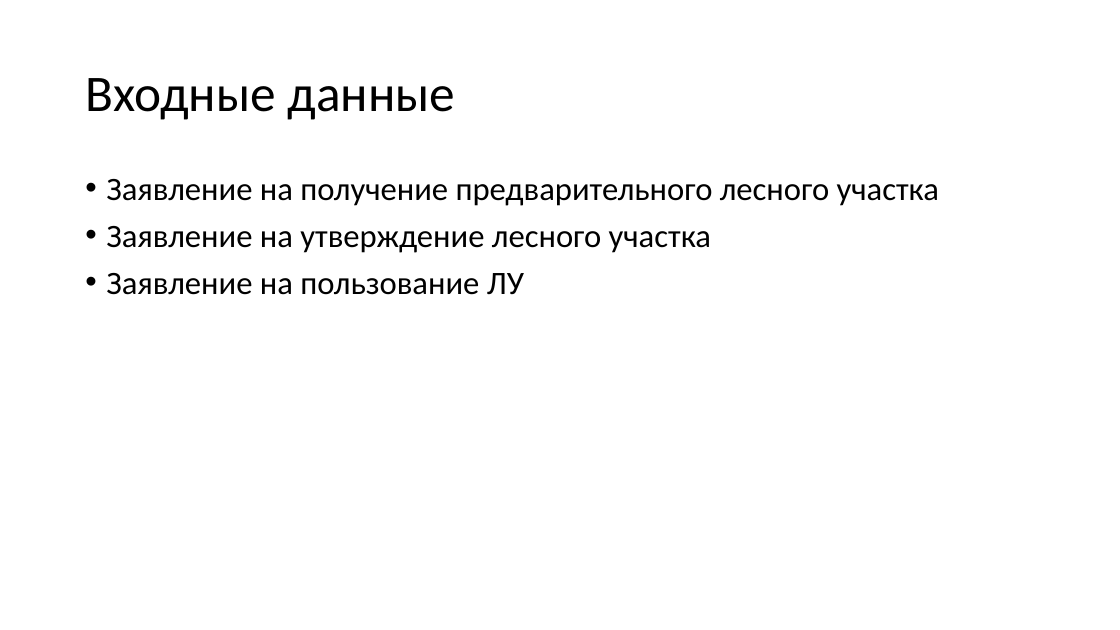
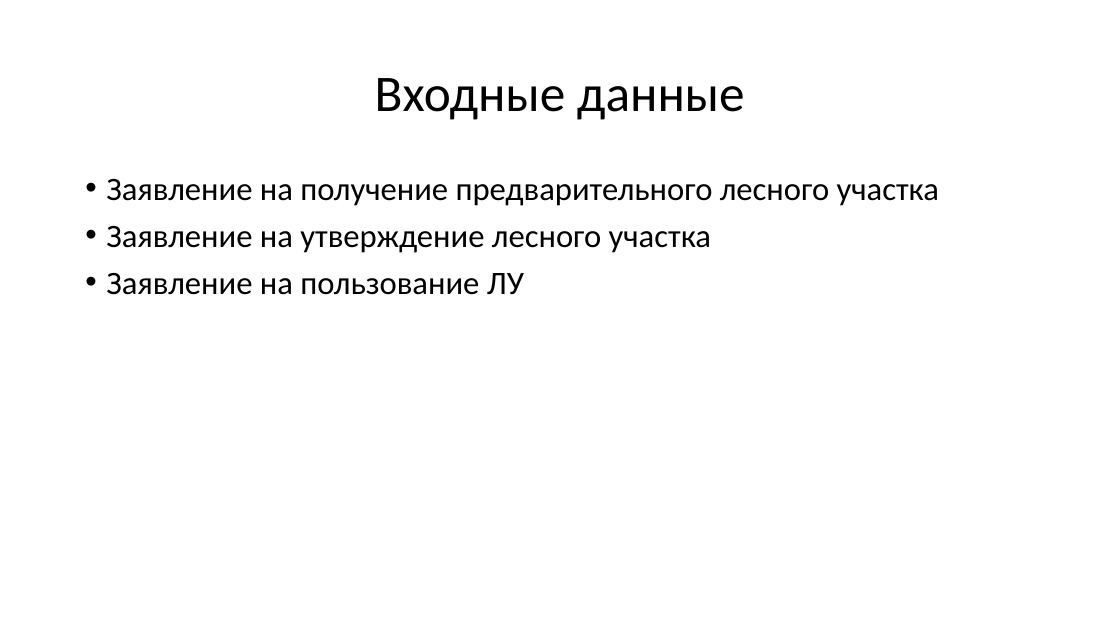
Before and after one commit to mcdodik20008/docs, a slide deck: slide 11 of Презентация.pptx (slide 8 before the commit). Drawn at 1120x630 pixels with LibreOffice and Linux fonts; fonts in the diff are those of the drawing. Boxes give left, top, right and bottom in pixels: in the first picture for what was removed or moved away, otherwise in the second. Text is boxed around its words. In the diff, an @@ line names an element or a change of style, - is before the commit and + after.

```diff
--- a/Презентация.pptx
+++ b/Презентация.pptx
@@ title "Входные данные" at [375, 78, 745, 120]: text colour #000000 to #303030; alignment left to centre @@
```
Also in this commit, not shown: 8 other slides changed, 4 slides added, 1 other file.
